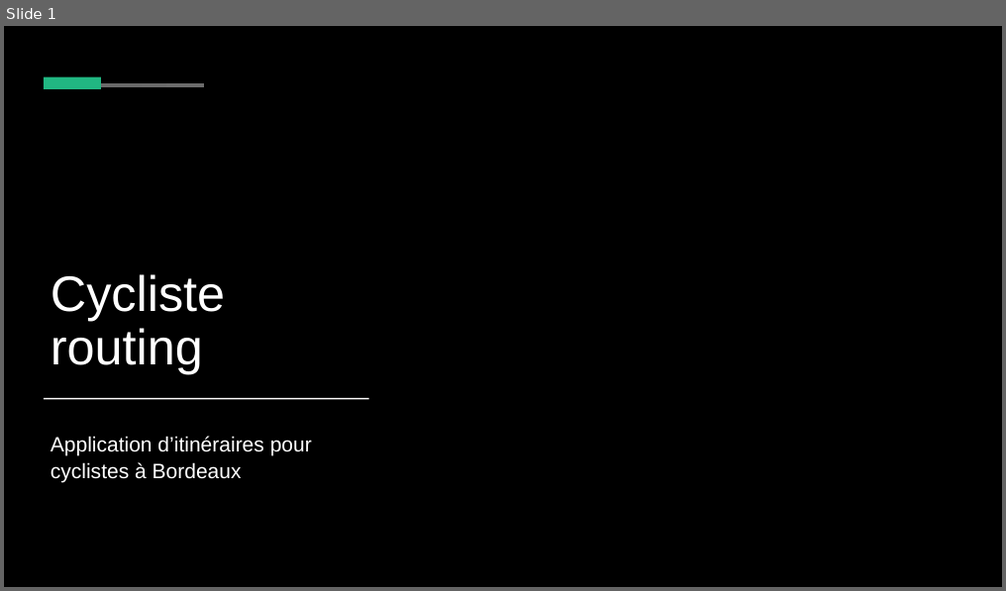
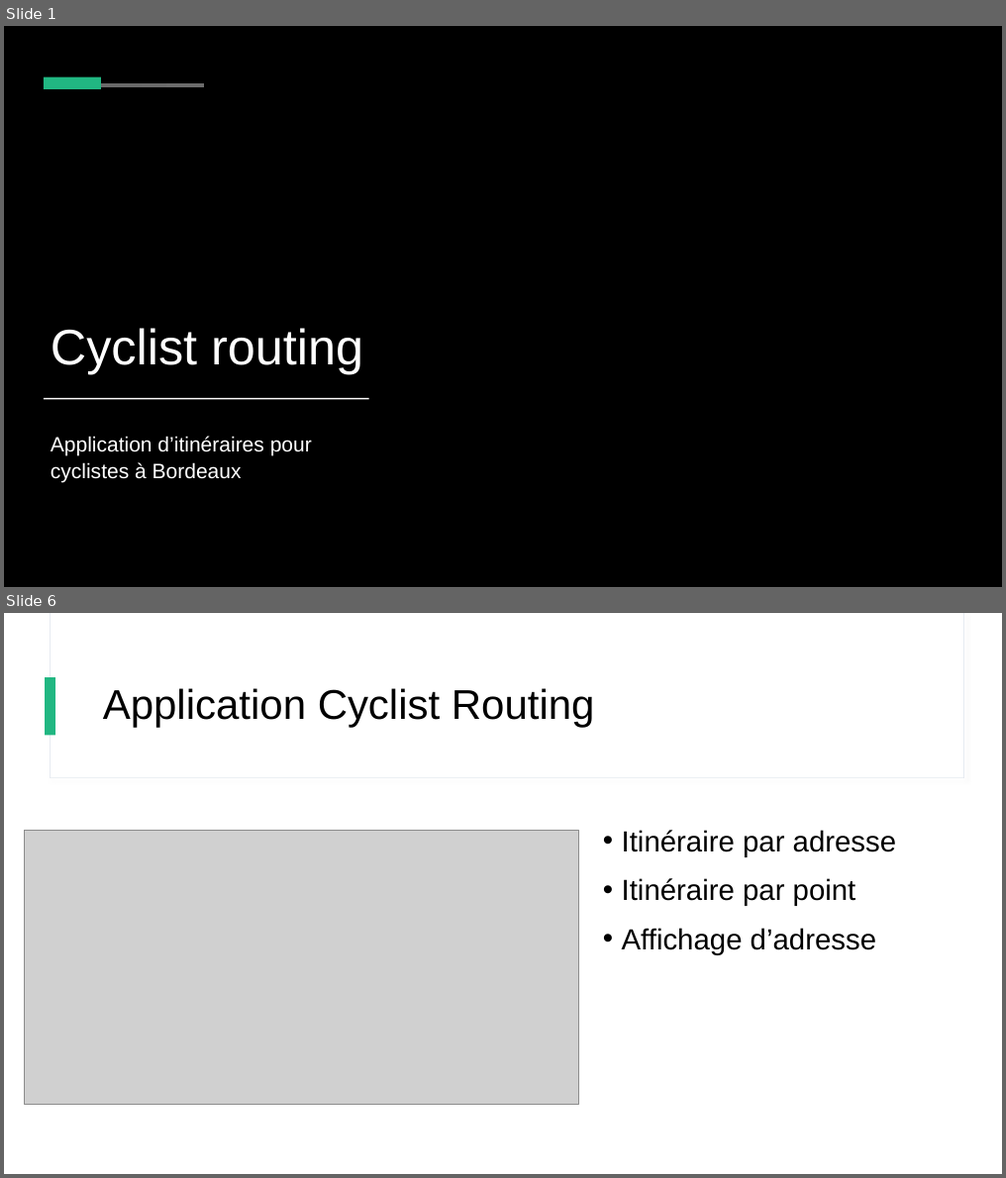
Before and after one commit to leo-grandmorcel/cyclist-bordeaux-routing, a slide deck: shortpres.pptx. Shown one above the other, each under a label of ours: slide 1 before the commit, slides 1 and 6 after it; the slides between them are not shown. The pictures are 1006x591 and 1006x1178 pixels, drawn with LibreOffice and Linux fonts; fonts in the diff are those of the drawing; grey boxes stand for pictures; background and template pictures are left out. Boxes give left, top, right and bottom in pixels: in the first picture for what was removed or moved away, otherwise in the second. Text is boxed around its words. In the diff, an @@ line names an element or a change of style, - is before the commit and + after.

```diff
--- a/shortpres.pptx
+++ b/shortpres.pptx
@@ slide 6 added at <box>4,613,1002,1174</box>, background #FFFFFF @@
@@ rectangle added at <box>50,613,963,778</box>, fill #FFFFFF, outline #E3E9EF 0.75 pt @@
@@ rectangle added at <box>51,613,963,777</box>, fill #FFFFFF @@
@@ rectangle added at <box>46,677,55,735</box>, fill #21B782 @@
@@ title added at <box>103,688,595,728</box>, 40 pt, text #000000 @@
+Application Cyclist Routing
@@ picture added at <box>25,830,579,1105</box> @@
@@ text added at <box>622,830,896,956</box>, 28 pt, text #000000 @@
+• Itinéraire par adresse
+• Itinéraire par point
+• Affichage d’adresse
@@ slide 1 changed as well @@
@@ title at <box>51,328,363,374</box>: text changed @@
-Cycliste routing
+Cyclist routing
```
Also in this commit, not shown: 2 other slides changed, 5 other slides added, 2 slides removed, 1 other file.
